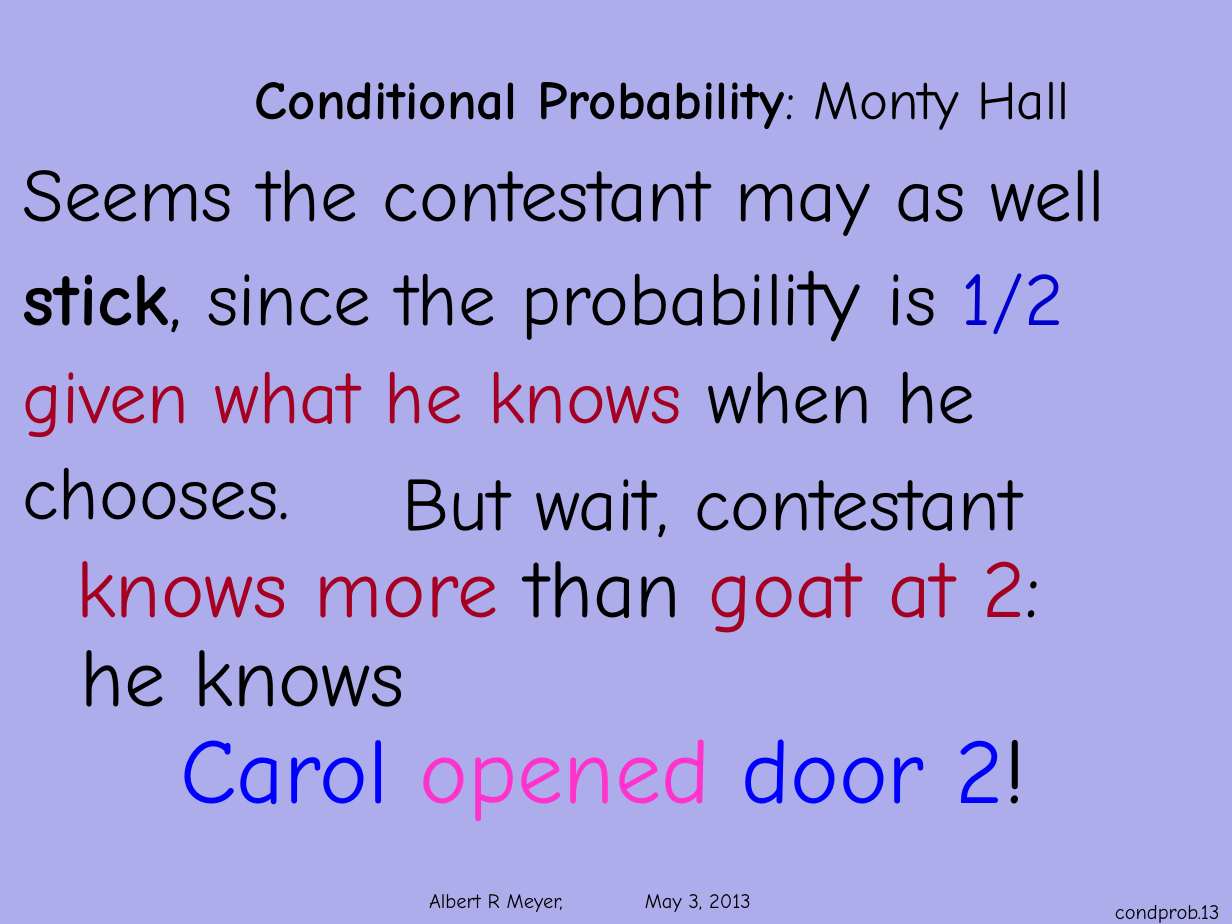
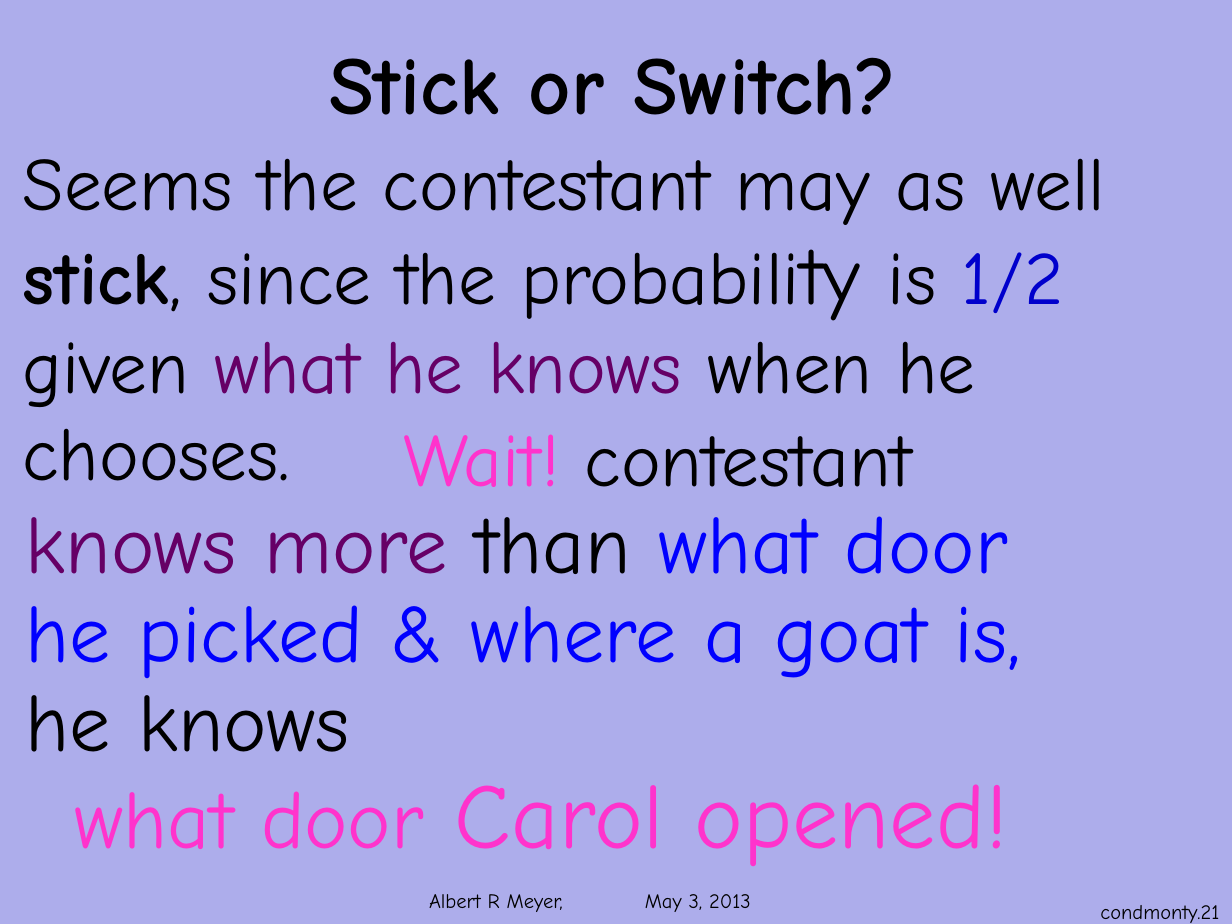
Before and after one commit to armeyer/mcs_web, a slide deck: slide 21 of spring13/slides13/conditional-monty.pptx (slide 13 before the commit). Drawn at 1232x924 pixels with LibreOffice and Linux fonts; fonts in the diff are those of the drawing; background and template pictures are left out. Boxes give left, top, right and bottom in pixels: in the first picture for what was removed or moved away, otherwise in the second. Text is boxed around its words. In the diff, an @@ line names an element or a change of style, - is before the commit and + after.

Commit message:
add cp14m, edit prob-conditional conditional-monty.pptx

```diff
--- a/spring13/slides13/conditional-monty.pptx
+++ b/spring13/slides13/conditional-monty.pptx
@@ title at (x1=329, y1=57, x2=897, y2=115): text changed; size 32 to 48 pt @@
-Conditional Probability: Monty Hall
+Stick or Switch?
@@ text "Seems the contestant may as ..." at (x1=23, y1=158, x2=1105, y2=481): text colour #A50021 to #000000 in "given"; text colour #A50021 to #660066 in "what he knows"; line spacing 0.9 to 0.8 @@
@@ text "Wait! contestant" moved from (x1=76, y1=479, x2=1040, y2=821) to (x1=26, y1=434, x2=1021, y2=866) @@
@@ text at (x1=26, y1=434, x2=1021, y2=678): text changed; text colour #000000 to #0000FF @@
-But wait, contestant
-knows more than goat at 2:
+Wait! contestant
+knows more than what door
+he picked & where a goat is,
@@ text at (x1=75, y1=784, x2=1008, y2=866): text changed; text colour #0000FF to #FF33CC @@
-Carol opened door 2!
+what door Carol opened!
@@ page number at (x1=1100, y1=905, x2=1219, y2=923): text changed @@
-condprob.13
+condmonty.21
```
Also in this commit, not shown: 15 other slides changed, 18 slides added, 1 slide removed, 2 other files.
